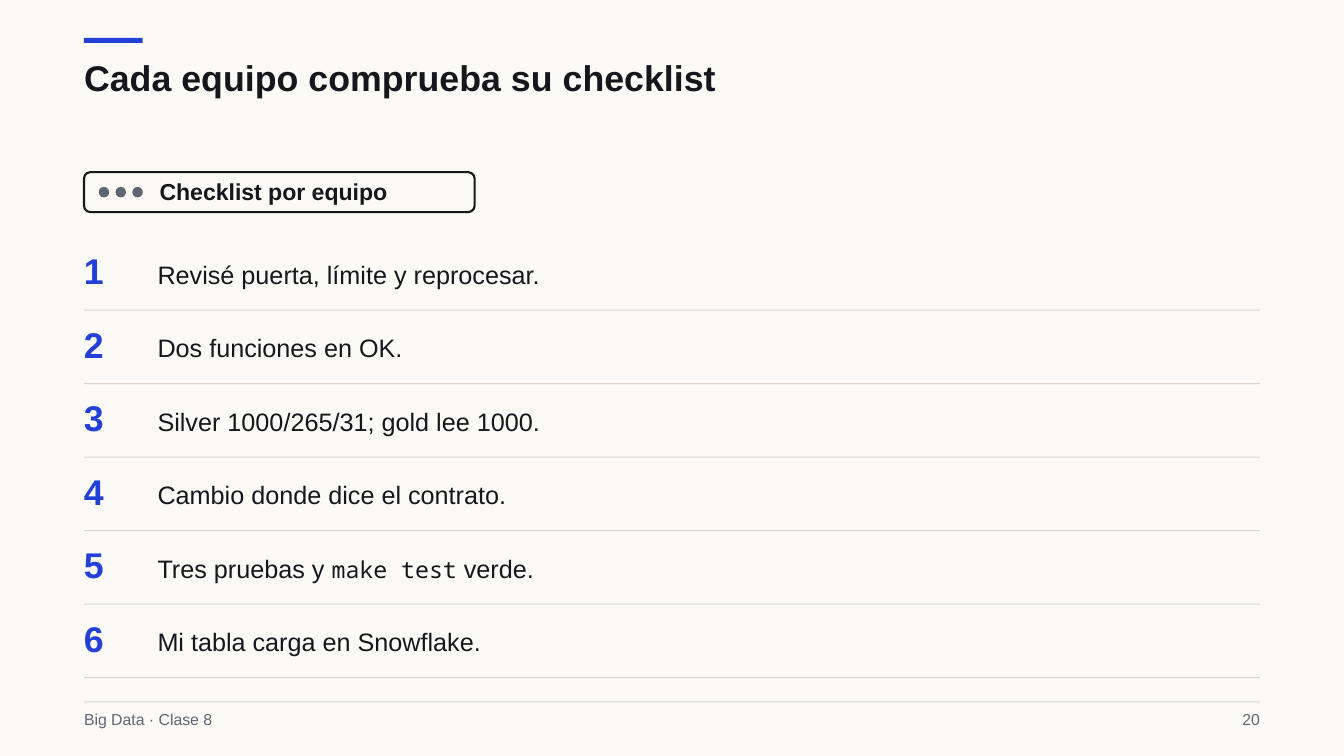
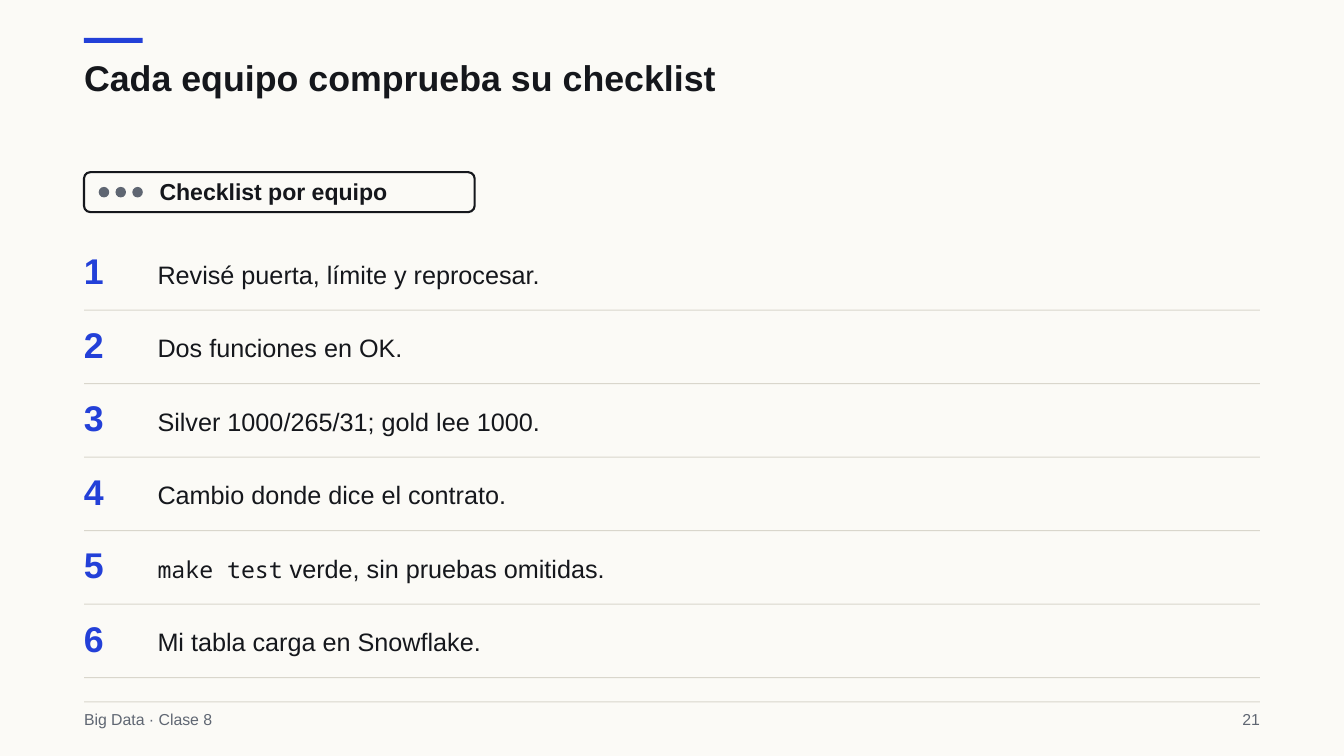
Before and after one commit to Apaezc/bigdata-udem-2026, a slide deck: slide 21 of curso/clase08/deck/slides.pptx (slide 20 before the commit). Drawn at 1344x756 pixels with LibreOffice and Linux fonts; fonts in the diff are those of the drawing. Boxes give left, top, right and bottom in pixels: in the first picture for what was removed or moved away, otherwise in the second. Text is boxed around its words. In the diff, an @@ line names an element or a change of style, - is before the commit and + after.

```diff
--- a/curso/clase08/deck/slides.pptx
+++ b/curso/clase08/deck/slides.pptx
@@ text at [158,559,605,583]: text changed @@
-Tres pruebas y make test verde.
+make test verde, sin pruebas omitidas.
@@ text at [1242,714,1260,725]: text changed @@
-20
+21
```
Also in this commit, not shown: 37 other slides changed, 1 slide added, 15 other files.
